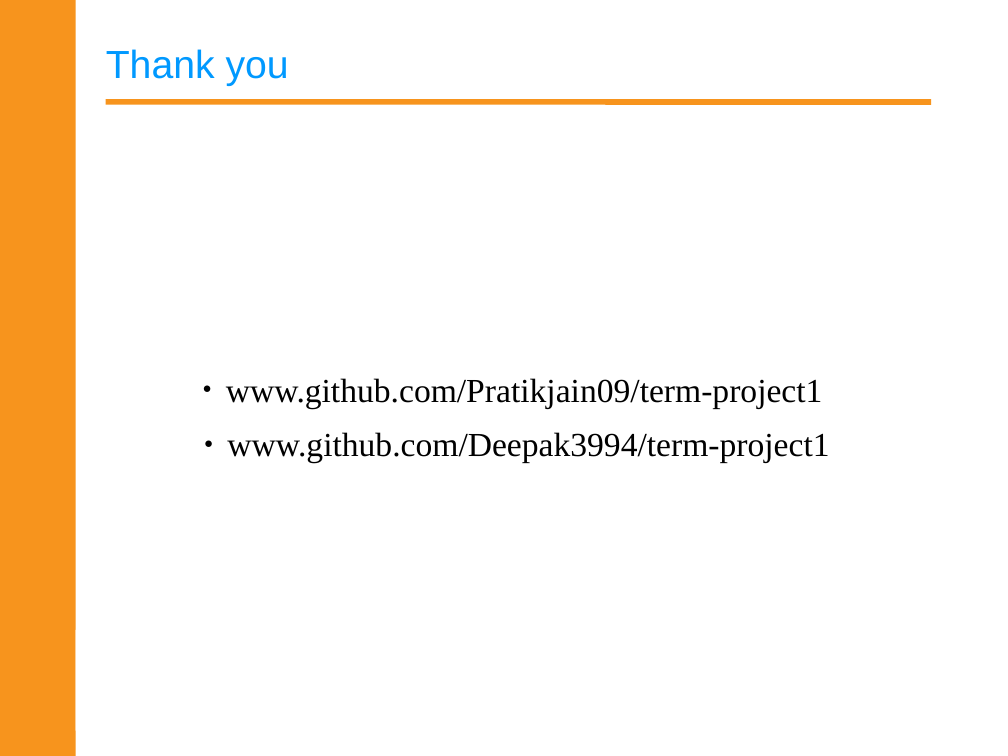
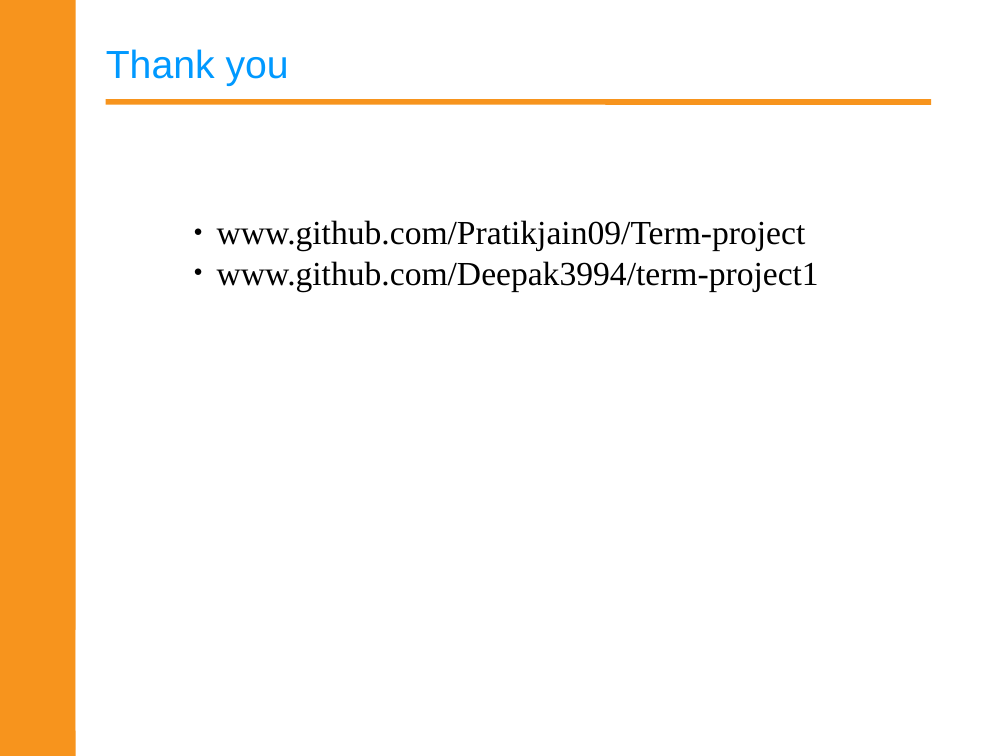
Before and after one commit to Pratikjain09/Term-project, a slide deck: slide 6 of Second Phase.ppt (slide 8 before the commit). Drawn at 1008x756 pixels with LibreOffice and Linux fonts; fonts in the diff are those of the drawing; background and template pictures are left out. Boxes give left, top, right and bottom in pixels: in the first picture for what was removed or moved away, otherwise in the second. Text is boxed around its words. In the diff, an @@ line names an element or a change of style, - is before the commit and + after.

```diff
--- a/Second Phase.ppt
+++ b/Second Phase.ppt
@@ text at (217, 220, 819, 291): text changed @@
-● www.github.com/Pratikjain09/term-project1
+● www.github.com/Pratikjain09/Term-project
+● www.github.com/Deepak3994/term-project1
@@ text removed at (227, 432, 829, 462) @@
-● www.github.com/Deepak3994/term-project1
```
Also in this commit, not shown: 1 other slide changed, 2 slides added, 4 slides removed, 2 other files.
